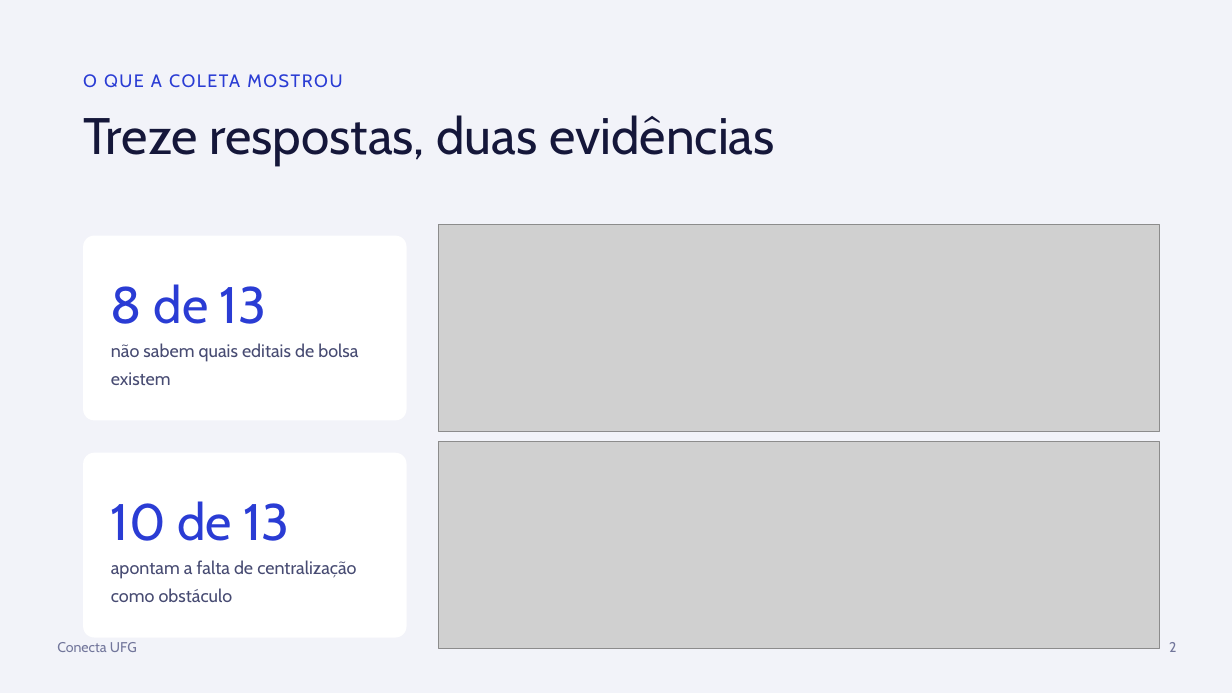
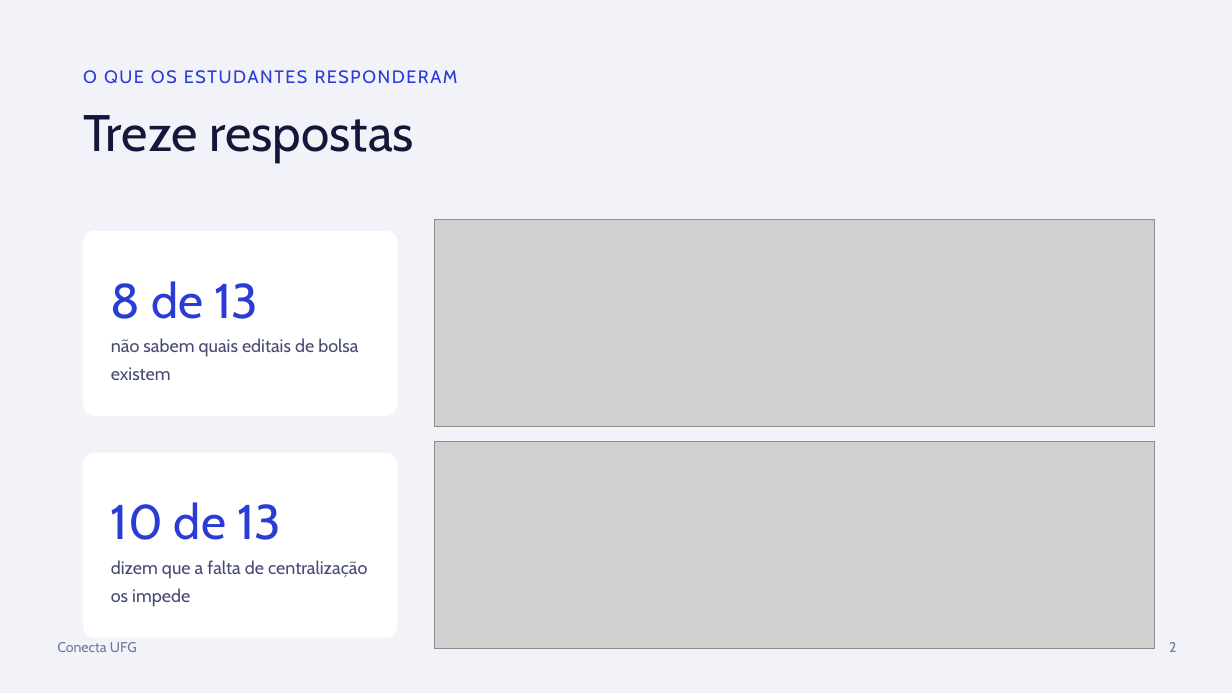
Before and after one commit to conecta-ufg/conecta-ufg, a slide deck: slide 3 of 05-Apresentacao/Apresentacao_Conecta_UFG.pptx. Drawn at 1232x693 pixels with LibreOffice and Linux fonts; fonts in the diff are those of the drawing; grey boxes stand for pictures. Boxes give left, top, right and bottom in pixels: in the first picture for what was removed or moved away, otherwise in the second. Text is boxed around its words. In the diff, an @@ line names an element or a change of style, - is before the commit and + after.

```diff
--- a/05-Apresentacao/Apresentacao_Conecta_UFG.pptx
+++ b/05-Apresentacao/Apresentacao_Conecta_UFG.pptx
@@ text at bbox=[83, 70, 458, 84]: text changed @@
-O QUE A COLETA MOSTROU
+O QUE OS ESTUDANTES RESPONDERAM
@@ text at bbox=[83, 115, 414, 162]: text changed @@
-Treze respostas, duas evidências
+Treze respostas
@@ rounded rectangle: place and size @@
-rounded rectangle at bbox=[83, 236, 407, 421]
+rounded rectangle at bbox=[83, 231, 397, 416]
@@ picture: place and size @@
-picture at bbox=[439, 225, 1160, 432]
+picture at bbox=[434, 220, 1155, 427]
@@ text "8 de 13" at bbox=[111, 281, 259, 319]: size 40 to 38 pt @@
@@ text "não sabem quais editais de ...": place and size @@
-text "não sabem quais editais de ..." at bbox=[111, 343, 358, 385]
+text "não sabem quais editais de ..." at bbox=[111, 338, 358, 380]
@@ picture: place and size @@
-picture at bbox=[439, 442, 1160, 649]
+picture at bbox=[434, 442, 1155, 649]
@@ rounded rectangle: place and size @@
-rounded rectangle at bbox=[83, 453, 407, 638]
+rounded rectangle at bbox=[83, 453, 397, 638]
@@ text "10 de 13" at bbox=[111, 502, 281, 540]: size 40 to 38 pt @@
@@ text at bbox=[111, 560, 367, 607]: text changed @@
-apontam a falta de centralização como obstáculo
+dizem que a falta de centralização os impede
```
Also in this commit, not shown: 12 other slides changed, 2 slides added, 1 slide removed, 2 other files.
